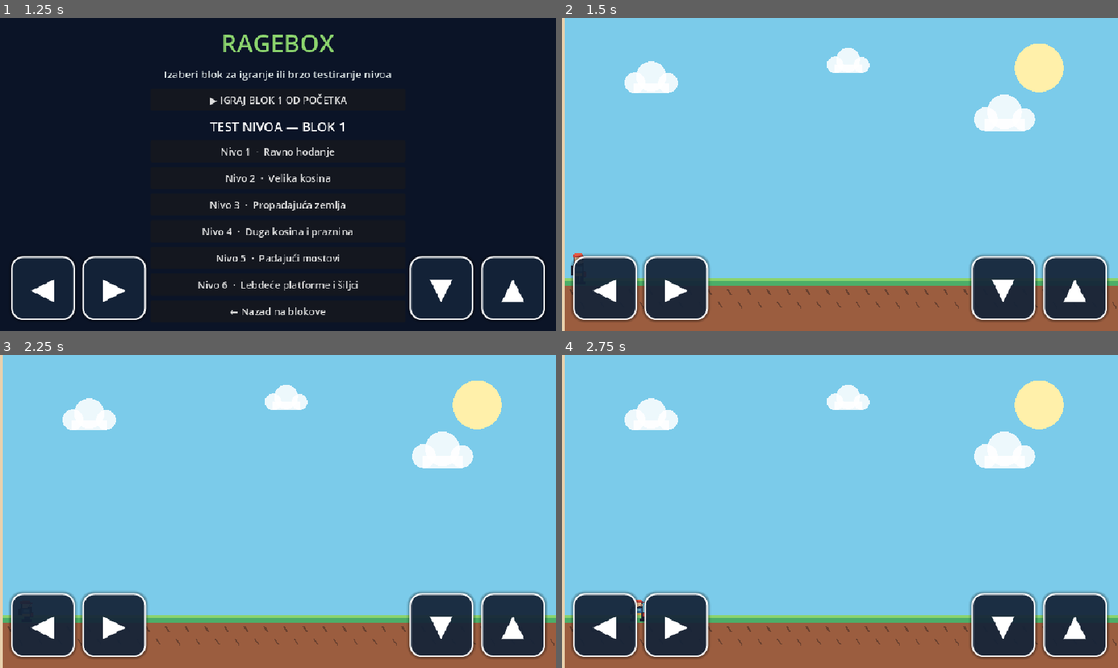
Above: before the commit, frames 1-4 (two rows, left to right).
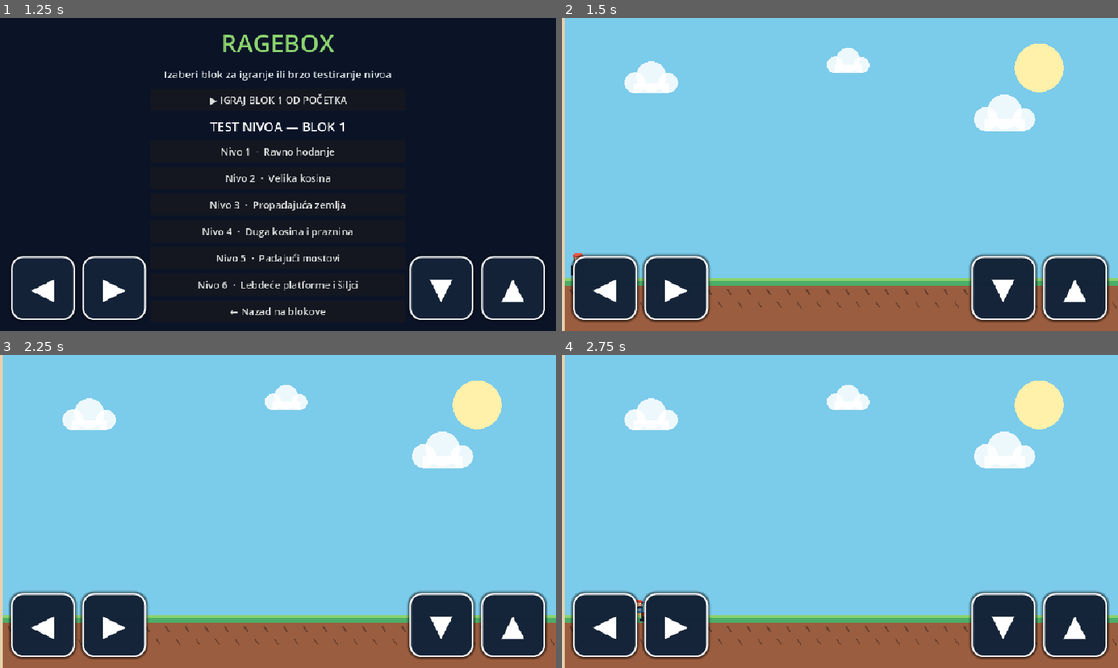
Above: after the commit, the same moments.

Repository: eldinhamzic/ragebox
Game: Godot game, scene res://scenes/Main.tscn
The game is run twice, just before and just after one commit, with the same random seed, the same clock (stepped at 60 frames per second) and the same inputs.
Inputs (mouse positions are in pixels of both pictures, inside the frame that each line leads up to):
- Up to frame 1 (1.25 s): click "BLOK 1 · 6 NIVOA" at 0.5 s
- Up to frame 2 (1.5 s): click "▶ IGRAJ BLOK 1 OD POČETKA" at 1.25 s
- Up to frame 3 (2.25 s): tap Enter at 2 s; move the mouse to (400, 495) at 2.02 s; hold D (move_right) from 2.03 s (still down); hold S (crouch) from 2.03 s (still down); click (400, 495) at 2.17 s
- Up to frame 4 (2.75 s): keep holding D (move_right); keep holding S (crouch); tap Space (jump) at 2.27 s

Frame 1 is identical in both runs. In frame 2, 0.9% of the frame differs, in the area x 1-99%, y 75-98%; in frame 3, 0.9%; in frame 4, 0.9%.

Commit message:
fix: attach always-visible mobile controls directly to player scene

Diff:
--- a/games/troll-run/scenes/player/Player.tscn
+++ b/games/troll-run/scenes/player/Player.tscn
@@ -1,6 +1,8 @@
-[gd_scene load_steps=3 format=3]
+[gd_scene load_steps=4 format=3]
 
 [ext_resource path="res://scripts/player/player.gd" type="Script" id="1_player"]
+
+[ext_resource path="res://scripts/mobile_controls.gd" type="Script" id="2_mobile"]
 
 [sub_resource type="CapsuleShape2D" id="Capsule_player"]
 radius = 10.0
@@ -24,3 +26,6 @@
 limit_top = 0
 limit_right = 960
 limit_bottom = 540
+
+[node name="MobileControls" type="CanvasLayer" parent="."]
+script = ExtResource("2_mobile")
